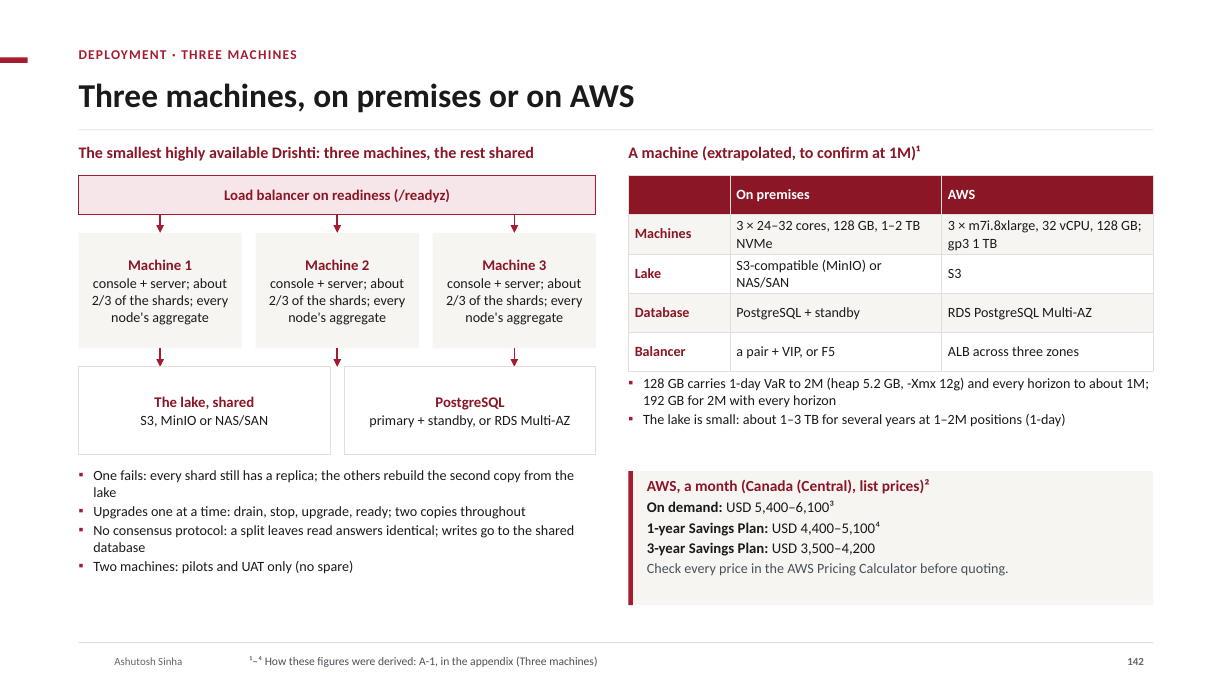
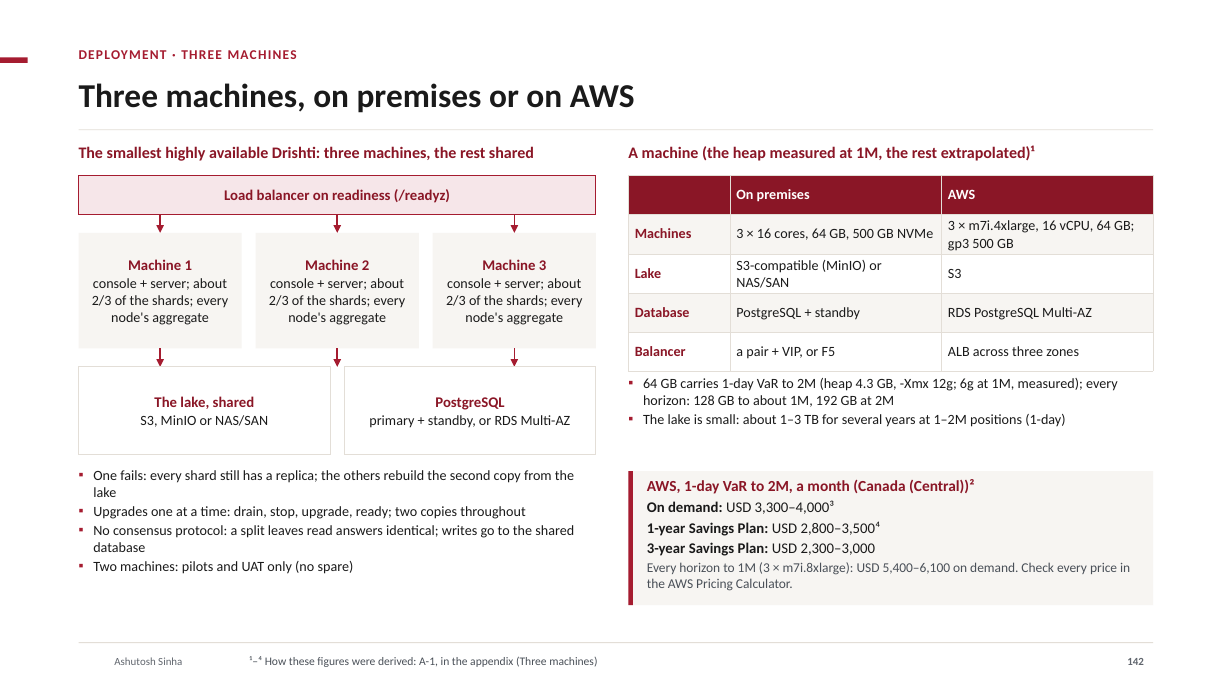
Before and after one commit to ajsinha/drishti, a slide deck: slide 142 of docs/publications/Drishti-Design-and-Evidence.pptx. Drawn at 1232x693 pixels with LibreOffice and Linux fonts; fonts in the diff are those of the drawing; background and template pictures are left out. Boxes give left, top, right and bottom in pixels: in the first picture for what was removed or moved away, otherwise in the second. Text is boxed around its words. In the diff, an @@ line names an element or a change of style, - is before the commit and + after.

Commit message:
Decks: three machines sized as CLUSTER_DEPLOYMENT 16 now reads (the heap measured at 1,000,000 positions, H = 128 MB + 641 B x P + 2 x 722 B x P, -Xmx 2.7 x H; 1-day VaR to 2M on 3 x m7i.4xlarge, 64 GB, about USD 3,300-4,000 a month on demand; every horizon to 1M on 3 x m7i.8xlarge, about USD 5,400-6,100) in the AWS deck's chapter, its summary and the VaR Engine deck's three-machine slide and derivations; Oversight case: why VaR moved is in the product, the waterfall on the guide's figures

```diff
--- a/docs/publications/Drishti-Design-and-Evidence.pptx
+++ b/docs/publications/Drishti-Design-and-Evidence.pptx
@@ text at [628,146,1035,161]: text changed @@
-A machine (extrapolated, to confirm at 1M)¹
+A machine (the heap measured at 1M, the rest extrapolated)¹
@@ table at [628,176,1153,370] @@
-row 2, column 2: 3 × 24–32 cores, 128 GB, 1–2 TB NVMe
+row 2, column 2: 3 × 16 cores, 64 GB, 500 GB NVMe
-row 2, column 3: 3 × m7i.8xlarge, 32 vCPU, 128 GB; gp3 1 TB
+row 2, column 3: 3 × m7i.4xlarge, 16 vCPU, 64 GB; gp3 500 GB
@@ text at [643,378,1118,407]: text changed @@
-▪ 128 GB carries 1-day VaR to 2M (heap 5.2 GB, -Xmx 12g) and every horizon to about 1M; 192 GB for 2M with every horizon
+▪ 64 GB carries 1-day VaR to 2M (heap 4.3 GB, -Xmx 12g; 6g at 1M, measured); every horizon: 128 GB to about 1M, 192 GB at 2M
@@ text at [647,479,1130,591]: text changed; size 11.5 to 10.5 pt; text colour #1A1A1A to #4A5058 @@
-AWS, a month (Canada (Central), list prices)²
-On demand: USD 5,400–6,100³
-1-year Savings Plan: USD 4,400–5,100⁴
-3-year Savings Plan: USD 3,500–4,200
-Check every price in the AWS Pricing Calculator before quoting.
+AWS, 1-day VaR to 2M, a month (Canada (Central))²
+On demand: USD 3,300–4,000³
+1-year Savings Plan: USD 2,800–3,500⁴
+3-year Savings Plan: USD 2,300–3,000
+Every horizon to 1M (3 × m7i.8xlarge): USD 5,400–6,100 on demand. Check every price in the AWS Pricing Calculator.
```
Also in this commit, not shown: 1 other slide changed, 5 other files.
